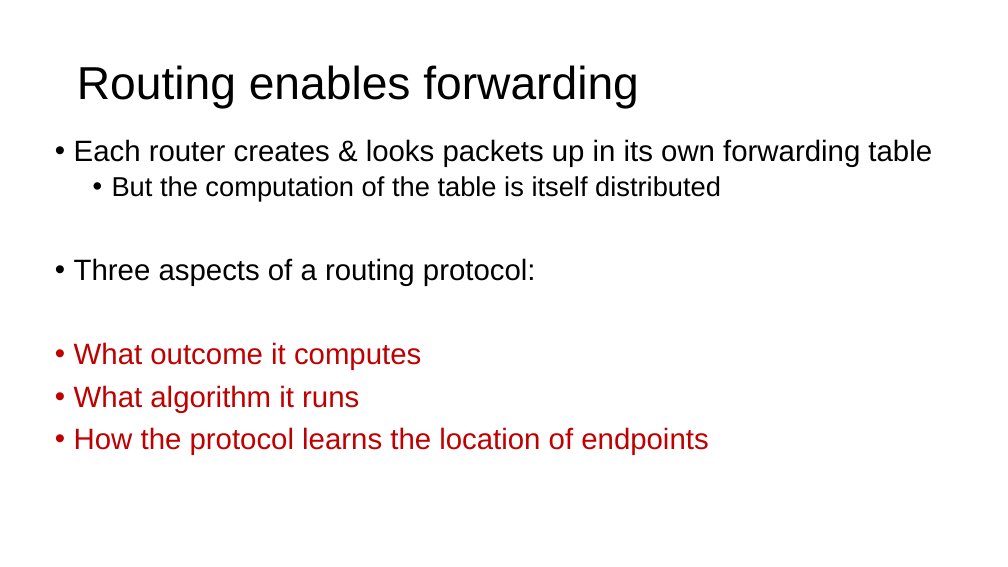
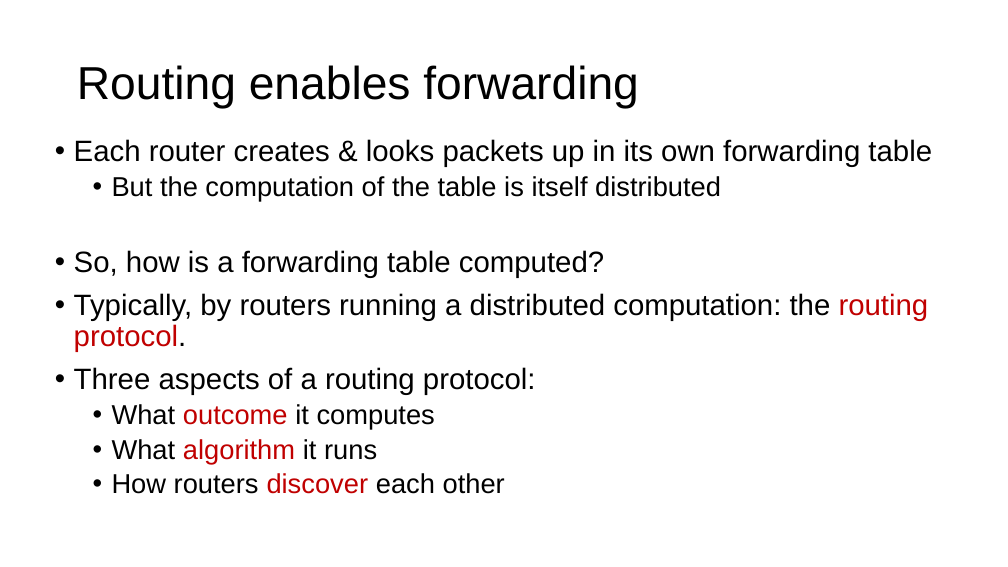
Before and after one commit to ngsrinivas/coursegen, a slide deck: slide 4 of ex/552-F20/staging/552-F20/lectures/08-distributed.pptx (slide 3 before the commit). Drawn at 1008x567 pixels with LibreOffice and Linux fonts; fonts in the diff are those of the drawing. Boxes give left, top, right and bottom in pixels: in the first picture for what was removed or moved away, otherwise in the second. Text is boxed around its words. In the diff, an @@ line names an element or a change of style, - is before the commit and + after.

```diff
--- a/ex/552-F20/staging/552-F20/lectures/08-distributed.pptx
+++ b/ex/552-F20/staging/552-F20/lectures/08-distributed.pptx
@@ text at (x1=74, y1=250, x2=929, y2=352): paragraphs added @@
+• So, how is a forwarding table computed?
+• Typically, by routers running a distributed computation: the routing protocol.
@@ text at (x1=112, y1=404, x2=435, y2=463): size 28 to 26 pt in "What outcome it computes", "What algorithm it runs"; text colour #C00000 to #000000 in "What it computes", "What it runs"; list level 1 to 2 in "What outcome it computes"; list level 1 to 2 in "What algorithm it runs" @@
@@ text at (x1=112, y1=473, x2=505, y2=494): text changed; size 28 to 26 pt; text colour #C00000 to #000000 @@
-• How the protocol learns the location of endpoints
+  • How routers discover each other
```
Also in this commit, not shown: 5 other slides changed, 1 slide added, 1 other file.
